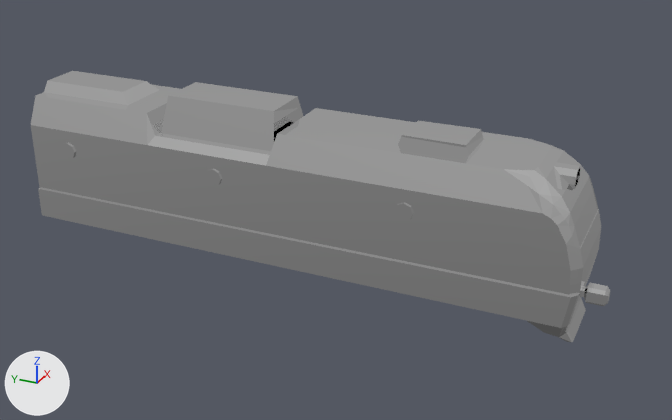
The FBX model Assets/Content/Models/locomotive.fbx, before and after one commit.
Rendered twice from a 50 mm camera at (-21.23, -10.12, 12.69) aimed at (0.08, -0.54, 2.04). The axes (+X, +Y, +Z) are drawn at lower left. The lights are the same throughout.

Objects in the first picture: 'coupler', 'main'.
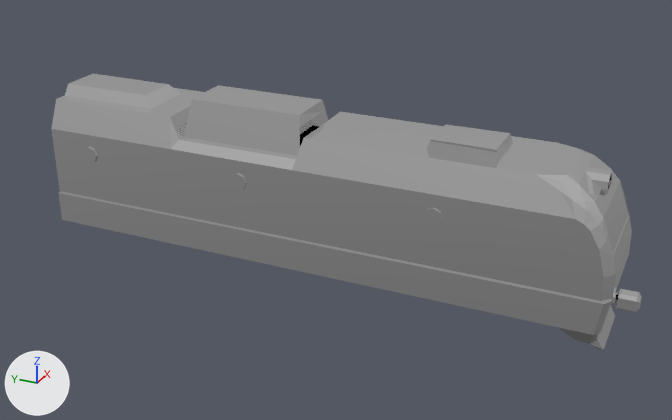
What the commit changed:
me_cube_004 has 374 vertices, 428 faces and spans x -1.6..1.6, y -7.5..9.1, z 0.1..4.9.
me_cube_004 is used by ob_main; location (0.0, 0.0, 0.0).
me_cube_004 part 1: the whole mesh is moved by (0.0, -0.8, 0.0).
Object 'coupler' (ob_coupler) moves from (0.0, -7.71, 1.1) to (0.0, -8.47, 1.1).

What differs and where, as boxes (x1, y1, x2, y2) in the pictures (672 x 420 px):
'main', mesh moved: before (31, 71, 601, 342); after (51, 74, 632, 349)
'coupler', moved: before (581, 283, 610, 306); after (612, 289, 642, 313)
